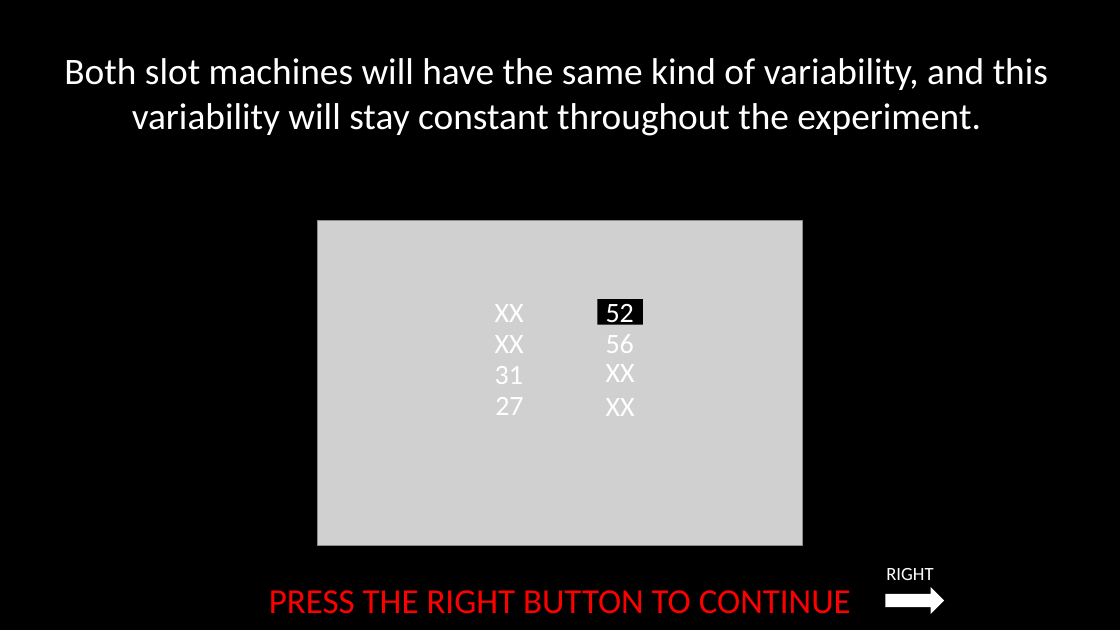
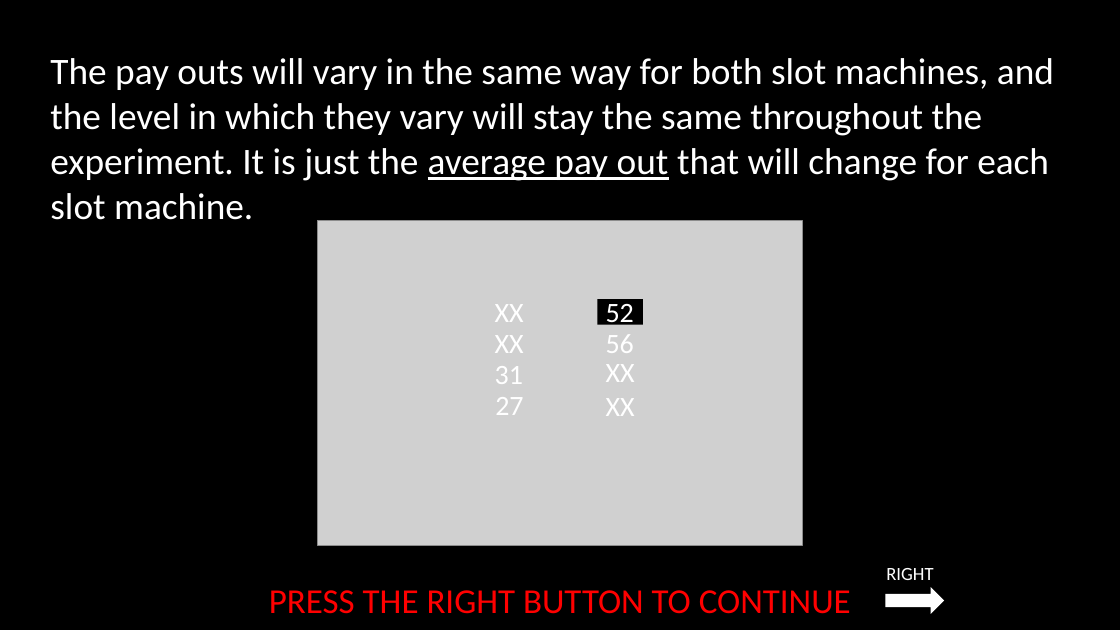
Before and after one commit to laureate-institute-for-brain-research/StimToolOnline, a slide deck: slide 12 of public/js/tasks/horizon/media/horizonInstructions_RSS.pptx. Drawn at 1120x630 pixels with LibreOffice and Linux fonts; fonts in the diff are those of the drawing; grey boxes stand for pictures. Boxes give left, top, right and bottom in pixels: in the first picture for what was removed or moved away, otherwise in the second. Text is boxed around its words. In the diff, an @@ line names an element or a change of style, - is before the commit and + after.

```diff
--- a/public/js/tasks/horizon/media/horizonInstructions_RSS.pptx
+++ b/public/js/tasks/horizon/media/horizonInstructions_RSS.pptx
@@ text at (x1=50, y1=58, x2=1054, y2=220): text changed @@
-Both slot machines will have the same kind of variability, and this variability will stay constant throughout the experiment.
+The pay outs will vary in the same way for both slot machines, and the level in which they vary will stay the same throughout the experiment. It is just the average pay out that will change for each slot machine.
```
Also in this commit, not shown: 10 other slides changed, 13 other files.
